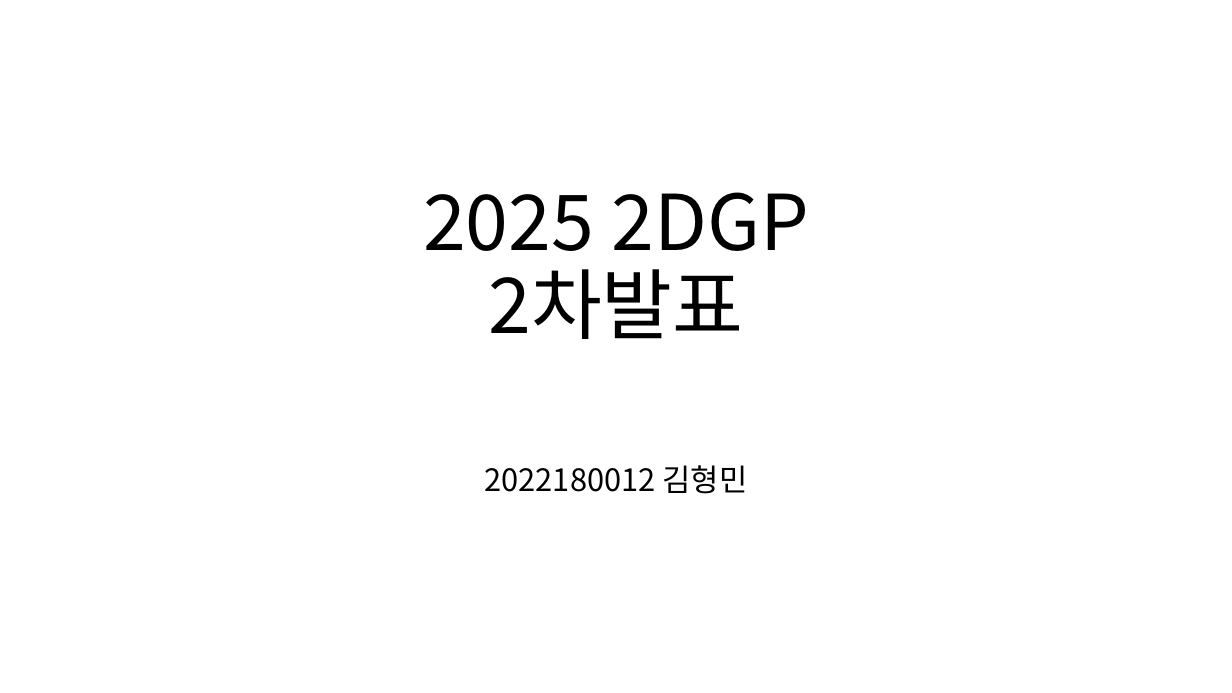
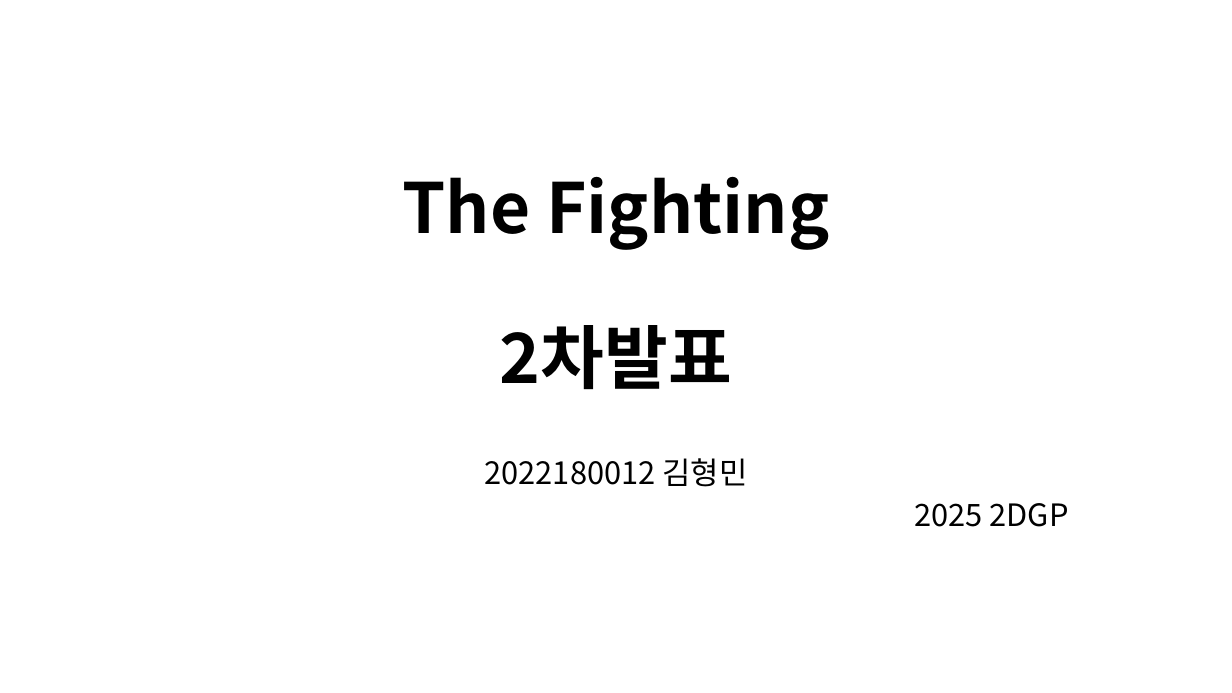
Before and after one commit to moveofearth/2DGP-Project, a slide deck: slide 1 of PresentationRes/2025 2DGP.pptx. Drawn at 1232x693 pixels with LibreOffice and Linux fonts; fonts in the diff are those of the drawing. Boxes give left, top, right and bottom in pixels: in the first picture for what was removed or moved away, otherwise in the second. Text is boxed around its words. In the diff, an @@ line names an element or a change of style, - is before the commit and + after.

Commit message:
발표 자료 수정

```diff
--- a/PresentationRes/2025 2DGP.pptx
+++ b/PresentationRes/2025 2DGP.pptx
@@ title at bbox=[402, 177, 829, 390]: text changed; size 60 to 54 pt; bold on @@
-2025 2DGP
-2차발표
+The Fighting
+2차발표
@@ subtitle at bbox=[485, 458, 747, 487]: line spacing 0.9 to 0.8 @@
@@ subtitle at bbox=[914, 503, 1069, 527]: paragraph added @@
+2025 2DGP
```
Also in this commit, not shown: 1 other slide changed, 1 slide added, 1 other file.
